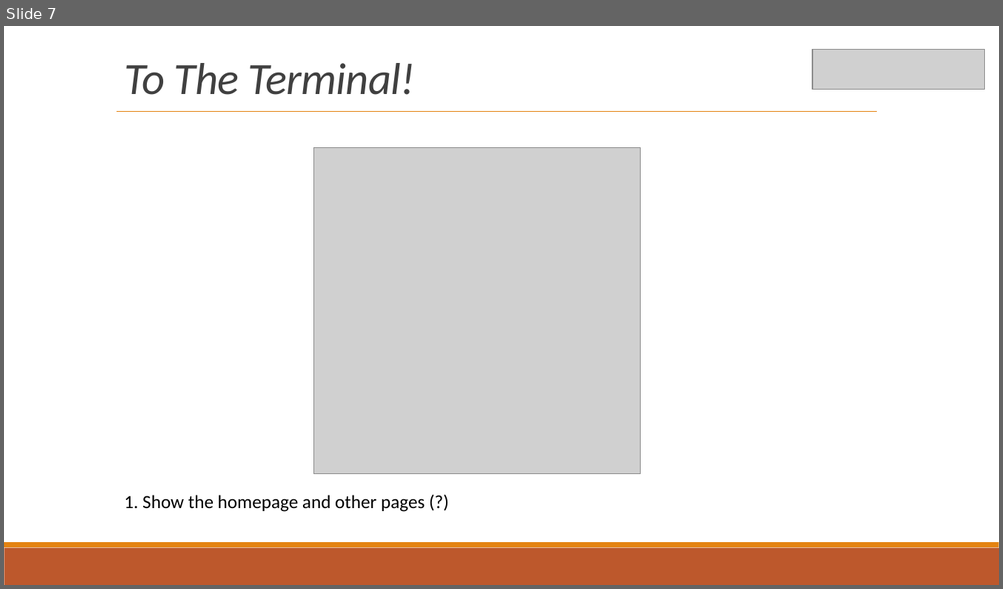
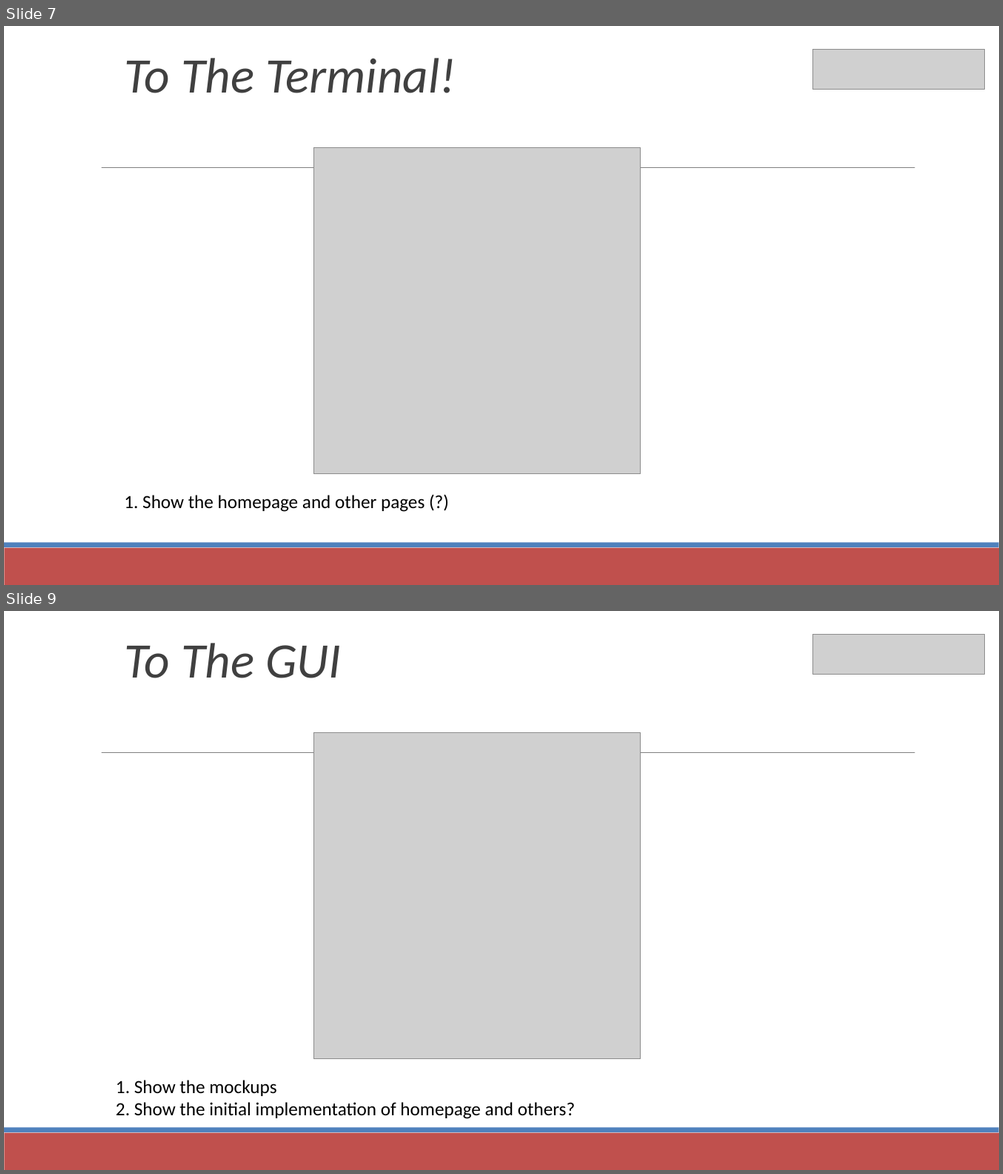
Before and after one commit to Saint-Louis-Full-Stack-Web-Development/presentations, a slide deck: meetup_20180214---FULL_STACK v1.pptx. Shown one above the other, each under a label of ours: slide 7 before the commit, slides 7 and 9 after it; the slides between them are not shown. The pictures are 1003x589 and 1003x1174 pixels, drawn with LibreOffice and Linux fonts; fonts in the diff are those of the drawing; grey boxes stand for pictures. Boxes give left, top, right and bottom in pixels: in the first picture for what was removed or moved away, otherwise in the second. Text is boxed around its words. In the diff, an @@ line names an element or a change of style, - is before the commit and + after.

```diff
--- a/meetup_20180214---FULL_STACK v1.pptx
+++ b/meetup_20180214---FULL_STACK v1.pptx
@@ slide 9 added at [4,611,999,1170], background #FFFFFF; not listed: 3 template elements that a slide beside it also shows @@
@@ text added at [124,643,341,678], 48 pt, text #404040, italic @@
+To The GUI
@@ picture added at [812,634,984,675] @@
@@ picture added at [313,732,640,1059] @@
@@ text added at [116,1080,575,1119], 18 pt, text #000000 @@
+1. Show the mockups
+2. Show the initial implementation of homepage and others?
@@ slide 7 changed as well @@
@@ text "To The Terminal!" at [124,58,456,93]: size 43.2 to 48 pt, letter spacing -0.5 to 0 pt @@
@@ line removed from (116, 112) to (876, 112) @@
@@ line added from (102, 168) to (915, 168), #808080 0.51 pt @@
@@ rectangle at [4,548,999,585]: fill #BD582C to #C0504D @@
@@ rectangle at [4,543,999,548]: fill #E48312 to #4F81BD @@
```
Also in this commit, not shown: 21 other slides changed, 2 other slides added, 2 slides removed.
